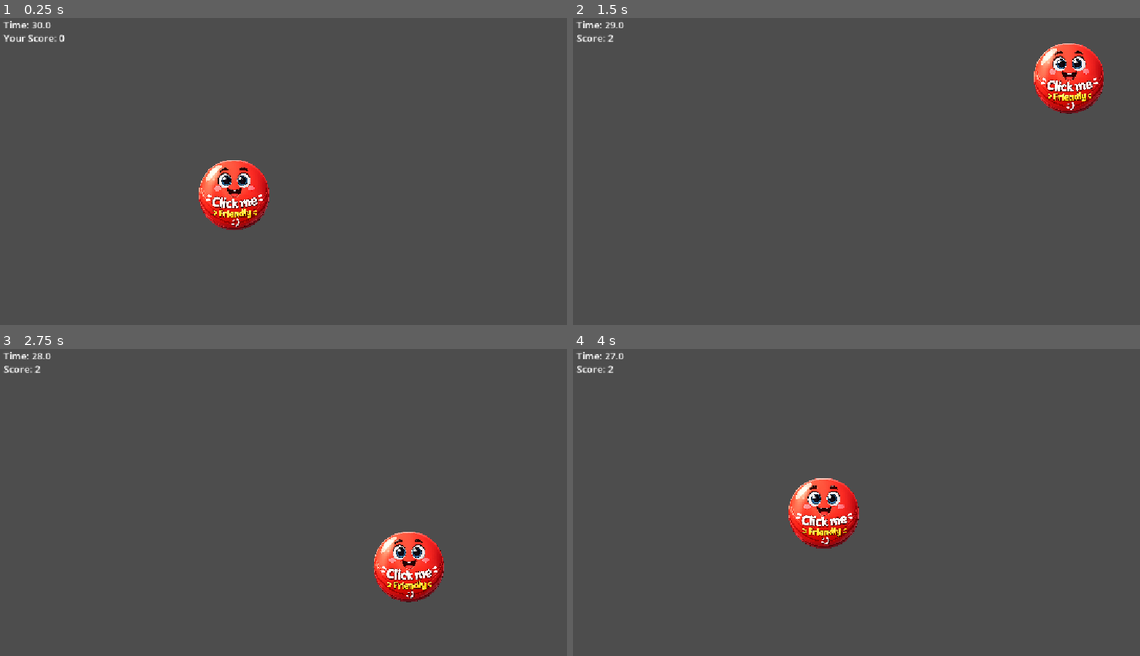
Above: before the commit, frames 1-4 (two rows, left to right).
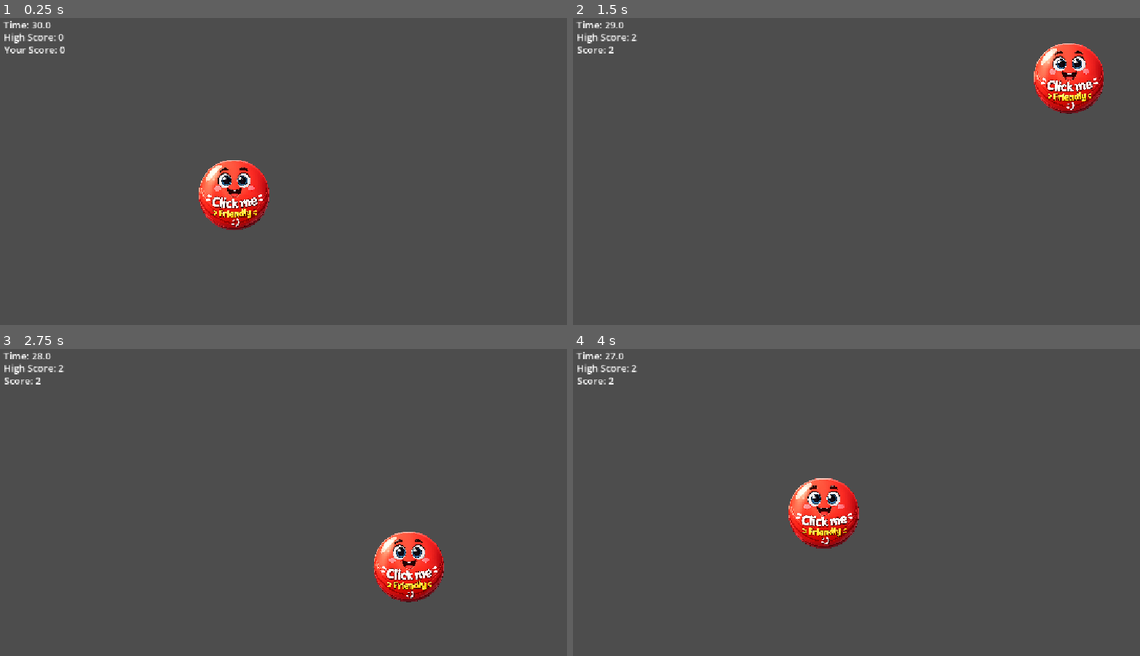
Above: after the commit, the same moments.

Repository: neotechops/tap-the-ball
Game: Godot game, scene res://Scenes/Main.tscn
Same seed, same stepped clock (60 frames per second), same inputs: the game is played once before the commit and once after it.
Inputs (mouse positions are in pixels of both pictures, inside the frame that each line leads up to):
- Up to frame 1 (0.25 s): no input
- Up to frame 2 (1.5 s): move the mouse to (839, 232) at 0.52 s; click (839, 232) at 0.67 s; move the mouse to (748, 199) at 1.27 s; click (748, 199) at 1.42 s
- Up to frame 3 (2.75 s): move the mouse to (351, 441) at 2.02 s; click (351, 441) at 2.17 s
- Up to frame 4 (4 s): move the mouse to (833, 576) at 2.77 s; click (833, 576) at 2.92 s; move the mouse to (1037, 560) at 3.52 s; click (1037, 560) at 3.67 s

The runs differ from the first frame. In frame 1, 0.3% of the frame differs, in the area x 0-12%, y 4-12%; in frame 2, 0.2%; in frame 3, 0.2%; in frame 4, 0.2%.

Commit message:
Adding persistent high score systems

Diff:
--- a/Scenes/Main.tscn
+++ b/Scenes/Main.tscn
@@ -16,11 +16,19 @@
 position = Vector2(400, 300)
 
 [node name="ScoreLabel" type="Label" parent="." unique_id=263713063]
+offset_left = 8.0
+offset_top = 49.0
+offset_right = 183.0
+offset_bottom = 103.0
+text = "Your Score: 0"
+label_settings = SubResource("LabelSettings_idj7w")
+
+[node name="HighScoreLabel" type="Label" parent="." unique_id=1237796753]
 offset_left = 7.0
-offset_top = 26.0
+offset_top = 24.0
 offset_right = 182.0
-offset_bottom = 80.0
-text = "Your Score: 0"
+offset_bottom = 78.0
+text = "High Score: 0"
 label_settings = SubResource("LabelSettings_idj7w")
 
 [node name="GameTimer" type="Timer" parent="." unique_id=1054748173]
@@ -37,10 +45,16 @@
 
 [node name="RestartButton" type="Button" parent="." unique_id=290253272]
 visible = false
-offset_left = 11.0
-offset_top = 57.0
-offset_right = 110.0
-offset_bottom = 93.0
+anchors_preset = 12
+anchor_top = 1.0
+anchor_right = 1.0
+anchor_bottom = 1.0
+offset_left = 530.0
+offset_top = 22.0
+offset_right = 625.0
+offset_bottom = 53.0
+grow_horizontal = 2
+grow_vertical = 0
 text = "Play Again?"
 
 [connection signal="timeout" from="GameTimer" to="." method="_on_game_timer_timeout"]
--- a/Scripts/Main.gd
+++ b/Scripts/Main.gd
@@ -2,7 +2,9 @@
 
 var score = 0
 var time_left = 30
+var high_score = 0
 
+@onready var high_score_label = $HighScoreLabel
 @onready var restart_button = $RestartButton
 @onready var score_label = $ScoreLabel
 @onready var timer_label = $TimerLabel
@@ -11,6 +13,7 @@
 
 func _ready():
 	ball.ball_clicked.connect(_on_ball_clicked)
+	load_high_score()
 
 func _process(delta):
 	if game_timer.time_left > 0:
@@ -20,6 +23,11 @@
 	if game_timer.time_left > 0:
 		score += 1
 		score_label.text = "Score: " + str(score)
+
+	if score > high_score:
+			high_score = score
+			high_score_label.text = "High Score: " + str(high_score)
+			save_high_score()
 
 func _on_game_timer_timeout():
 	ball.game_over = true
@@ -32,3 +40,16 @@
 
 func _on_restart_button_pressed():
 	get_tree().reload_current_scene()
+
+func load_high_score():
+	if FileAccess.file_exists("user://highscore.save"):
+		var file = FileAccess.open("user://highscore.save", FileAccess.READ)
+		high_score = file.get_32()
+		file.close()
+
+	high_score_label.text = "High Score: " + str(high_score)
+
+func save_high_score():
+	var file = FileAccess.open("user://highscore.save", FileAccess.WRITE)
+	file.store_32(high_score)
+	file.close()
